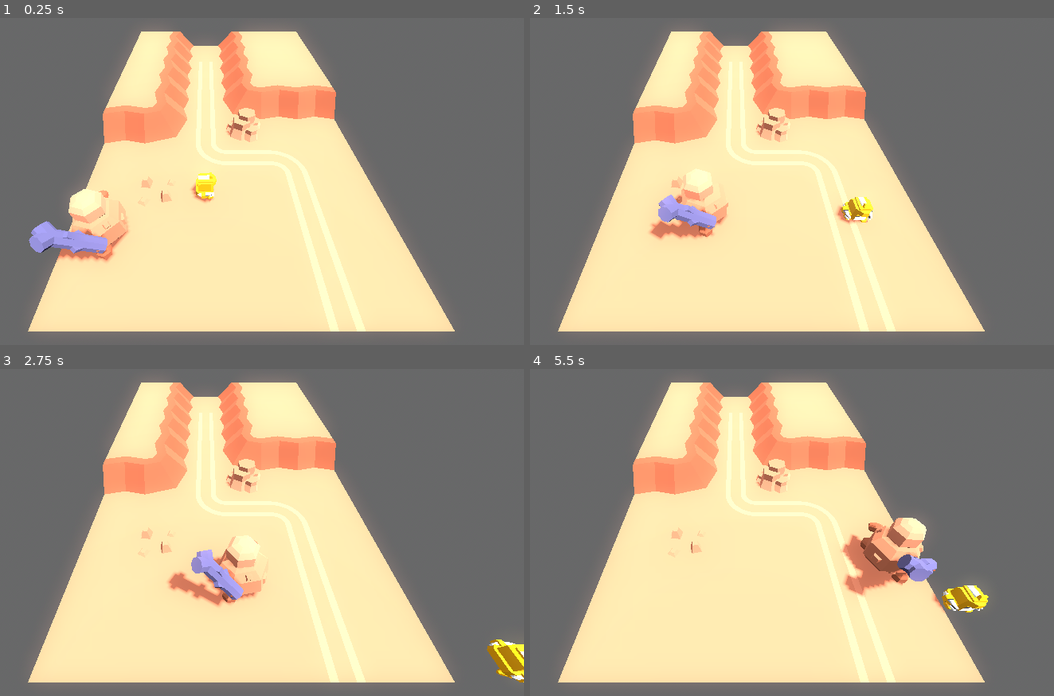
Above: before the commit, frames 1-4 (two rows, left to right).
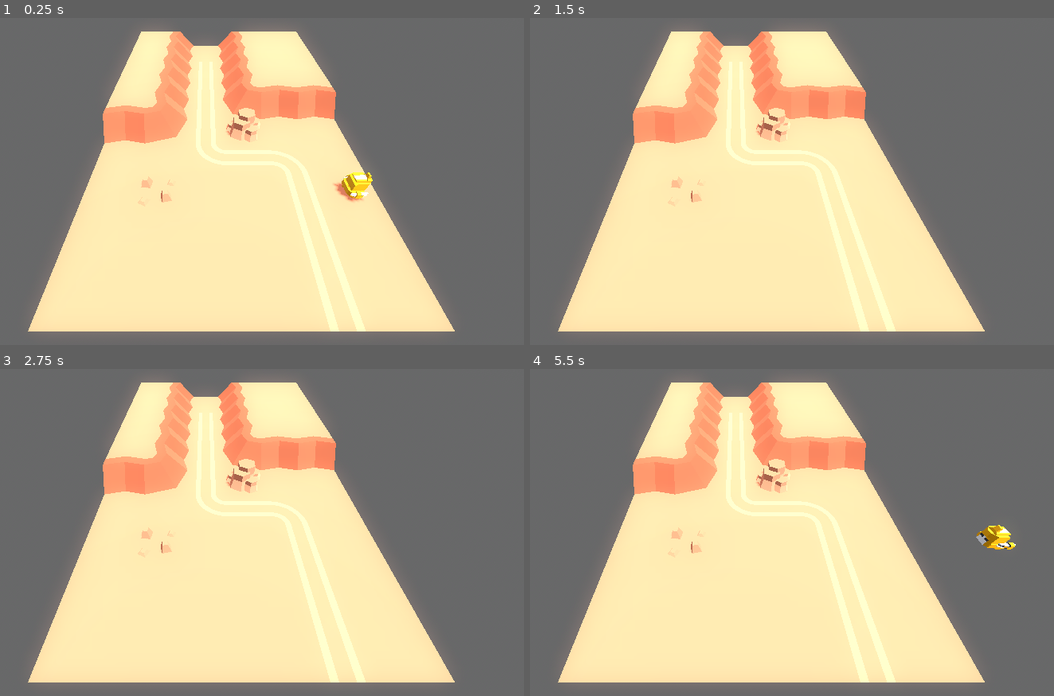
Above: after the commit, the same moments.

Repository: DreadBoy/children-of-the-parapet
Game: Godot game, scene res://scenes/test_scene.tscn
Same seed, same stepped clock (60 frames per second), same inputs: the game is played once before the commit and once after it.
Inputs:
- Up to frame 1 (0.25 s): no input
- Up to frame 2 (1.5 s): hold D (move_right) 0.53-1.28 s; hold Shift (dash, bound only after the commit) 0.53-1.28 s; hold S (move_down) from 1.28 s (still down); tap Shift (dash, bound only after the commit) at 1.35 s
- Up to frame 3 (2.75 s): release S (move_down) at 2.03 s; hold D (move_right) from 2.03 s (still down); hold Shift (dash, bound only after the commit) from 2.03 s (still down)
- Up to frame 4 (5.5 s): release D (move_right) at 2.78 s; release Shift (dash, bound only after the commit) at 2.78 s; hold W (move_up) 2.78-3.53 s; tap Shift (dash, bound only after the commit) at 2.85, 4.35 s; hold Shift (dash, bound only after the commit) 3.53-4.28 s; hold A (move_left) 3.53-5.03 s; hold S (move_down) from 5.03 s (still down); hold Shift (dash, bound only after the commit) from 5.03 s (still down)

The runs differ from the first frame. In frame 1, 2.8% of the frame differs, in the area x 5-72%, y 47-75%; in frame 2, 2.0%; in frame 3, 2.6%; in frame 4, 3.8%, in the area x 59-93%, y 45-75%.

Commit message:
Implement dash attack for player

Diff:
--- a/boss-1/boss-1.gd
+++ b/boss-1/boss-1.gd
@@ -8,11 +8,10 @@
 @export var player: Node3D
 
 @onready var state_machine = $Pivot/"boss-1"/AnimationTree["parameters/playback"]
-@onready var club_area: Area3D = $Pivot/"boss-1"/"club-area"
 
 func _ready():
 	state_machine.travel("idle")
-	club_area.body_entered.connect(_on_player_hit)
+	$Pivot/"boss-1"/"club-area".body_entered.connect(_on_player_hit)
 
 func _physics_process(delta):
 
--- a/character/character-animated.tscn
+++ b/character/character-animated.tscn
@@ -75,6 +75,30 @@
 "transitions": PackedFloat32Array(1),
 "update": 0,
 "values": [Vector3(-0.03, 0, -0.13)]
+}
+tracks/6/type = "value"
+tracks/6/imported = false
+tracks/6/enabled = true
+tracks/6/path = NodePath("attack-area:monitoring")
+tracks/6/interp = 1
+tracks/6/loop_wrap = true
+tracks/6/keys = {
+"times": PackedFloat32Array(0),
+"transitions": PackedFloat32Array(1),
+"update": 1,
+"values": [false]
+}
+tracks/7/type = "value"
+tracks/7/imported = false
+tracks/7/enabled = true
+tracks/7/path = NodePath("scene-area:monitoring")
+tracks/7/interp = 1
+tracks/7/loop_wrap = true
+tracks/7/keys = {
+"times": PackedFloat32Array(0),
+"transitions": PackedFloat32Array(1),
+"update": 1,
+"values": [false]
 }
 
 [sub_resource type="Animation" id="Animation_kcgvh"]
@@ -159,16 +183,153 @@
 "values": [Vector3(-0.03, 0, -0.13), Vector3(0.02, 0.015, -0.13), Vector3(0.03, 0, -0.13), Vector3(-0.03, 0, -0.13)]
 }
 
+[sub_resource type="Animation" id="Animation_callt"]
+resource_name = "dash"
+length = 0.5
+step = 0.02
+tracks/0/type = "value"
+tracks/0/imported = false
+tracks/0/enabled = true
+tracks/0/path = NodePath("head_classic:position")
+tracks/0/interp = 1
+tracks/0/loop_wrap = true
+tracks/0/keys = {
+"times": PackedFloat32Array(0, 0.02, 0.06),
+"transitions": PackedFloat32Array(1, 1, 1),
+"update": 0,
+"values": [Vector3(2.19719e-08, 0.0994902, 0), Vector3(2.19719e-08, 0.0551302, 0), Vector3(0.157549, 0.0379364, 0)]
+}
+tracks/1/type = "value"
+tracks/1/imported = false
+tracks/1/enabled = true
+tracks/1/path = NodePath("foot_topShield:position")
+tracks/1/interp = 1
+tracks/1/loop_wrap = true
+tracks/1/keys = {
+"times": PackedFloat32Array(0, 0.02, 0.06),
+"transitions": PackedFloat32Array(1, 1, 1),
+"update": 0,
+"values": [Vector3(8.78877e-08, 0.39949, 0), Vector3(8.78877e-08, 0.35513, 0), Vector3(0.157549, 0.337936, 0)]
+}
+tracks/2/type = "value"
+tracks/2/imported = false
+tracks/2/enabled = true
+tracks/2/path = NodePath("foot_double:position")
+tracks/2/interp = 1
+tracks/2/loop_wrap = true
+tracks/2/keys = {
+"times": PackedFloat32Array(0),
+"transitions": PackedFloat32Array(1),
+"update": 0,
+"values": [Vector3(2.98023e-08, 0.16, 0.18)]
+}
+tracks/3/type = "value"
+tracks/3/imported = false
+tracks/3/enabled = true
+tracks/3/path = NodePath("foot_double2:position")
+tracks/3/interp = 1
+tracks/3/loop_wrap = true
+tracks/3/keys = {
+"times": PackedFloat32Array(0),
+"transitions": PackedFloat32Array(1),
+"update": 0,
+"values": [Vector3(2.98023e-08, 0.16, -0.18)]
+}
+tracks/4/type = "value"
+tracks/4/imported = false
+tracks/4/enabled = true
+tracks/4/path = NodePath("attack-area:monitoring")
+tracks/4/interp = 1
+tracks/4/loop_wrap = true
+tracks/4/keys = {
+"times": PackedFloat32Array(0),
+"transitions": PackedFloat32Array(1),
+"update": 1,
+"values": [true]
+}
+tracks/5/type = "value"
+tracks/5/imported = false
+tracks/5/enabled = true
+tracks/5/path = NodePath("scene-area:monitoring")
+tracks/5/interp = 1
+tracks/5/loop_wrap = true
+tracks/5/keys = {
+"times": PackedFloat32Array(0),
+"transitions": PackedFloat32Array(1),
+"update": 1,
+"values": [true]
+}
+
+[sub_resource type="Animation" id="Animation_a43u0"]
+resource_name = "knockback"
+length = 0.4
+tracks/0/type = "value"
+tracks/0/imported = false
+tracks/0/enabled = true
+tracks/0/path = NodePath("head_classic:position")
+tracks/0/interp = 1
+tracks/0/loop_wrap = true
+tracks/0/keys = {
+"times": PackedFloat32Array(0, 0.1, 0.4),
+"transitions": PackedFloat32Array(1, 1, 1),
+"update": 0,
+"values": [Vector3(2.19719e-08, 0.0994902, 0), Vector3(2.19719e-08, 0.145855, 0), Vector3(2.19719e-08, 0.0994902, 0)]
+}
+tracks/1/type = "value"
+tracks/1/imported = false
+tracks/1/enabled = true
+tracks/1/path = NodePath("foot_topShield:position")
+tracks/1/interp = 1
+tracks/1/loop_wrap = true
+tracks/1/keys = {
+"times": PackedFloat32Array(0, 0.1, 0.4),
+"transitions": PackedFloat32Array(1, 1, 1),
+"update": 0,
+"values": [Vector3(8.78877e-08, 0.39949, 0), Vector3(8.78877e-08, 0.445855, 0), Vector3(8.78877e-08, 0.39949, 0)]
+}
+tracks/2/type = "value"
+tracks/2/imported = false
+tracks/2/enabled = true
+tracks/2/path = NodePath("foot_double:position")
+tracks/2/interp = 1
+tracks/2/loop_wrap = true
+tracks/2/keys = {
+"times": PackedFloat32Array(0, 0.1, 0.4),
+"transitions": PackedFloat32Array(1, 1, 1),
+"update": 0,
+"values": [Vector3(2.98023e-08, 0.16, 0.18), Vector3(0, 0.206, 0.21), Vector3(2.98023e-08, 0.16, 0.18)]
+}
+tracks/3/type = "value"
+tracks/3/imported = false
+tracks/3/enabled = true
+tracks/3/path = NodePath("foot_double2:position")
+tracks/3/interp = 1
+tracks/3/loop_wrap = true
+tracks/3/keys = {
+"times": PackedFloat32Array(0, 0.1, 0.4),
+"transitions": PackedFloat32Array(1, 1, 1),
+"update": 0,
+"values": [Vector3(2.98023e-08, 0.16, -0.18), Vector3(0, 0.206, -0.21), Vector3(2.98023e-08, 0.16, -0.18)]
+}
+
 [sub_resource type="AnimationLibrary" id="AnimationLibrary_k0iuj"]
 _data = {
 "RESET": SubResource("Animation_41p3k"),
+"dash": SubResource("Animation_callt"),
 "idle": SubResource("Animation_kcgvh"),
+"knockback": SubResource("Animation_a43u0"),
 "walk": SubResource("Animation_o5i8h")
 }
+
+[sub_resource type="AnimationNodeAnimation" id="AnimationNodeAnimation_1mbbu"]
+animation = &"dash"
 
 [sub_resource type="AnimationNodeAnimation" id="AnimationNodeAnimation_h3qc8"]
 animation = &"idle"
 
+[sub_resource type="AnimationNodeAnimation" id="AnimationNodeAnimation_53uct"]
+animation = &"knockback"
+
 [sub_resource type="AnimationNodeAnimation" id="AnimationNodeAnimation_637qs"]
 animation = &"walk"
 
@@ -181,14 +342,36 @@
 
 [sub_resource type="AnimationNodeStateMachineTransition" id="AnimationNodeStateMachineTransition_w22a6"]
 
+[sub_resource type="AnimationNodeStateMachineTransition" id="AnimationNodeStateMachineTransition_0hrk4"]
+
+[sub_resource type="AnimationNodeStateMachineTransition" id="AnimationNodeStateMachineTransition_vuaoh"]
+
+[sub_resource type="AnimationNodeStateMachineTransition" id="AnimationNodeStateMachineTransition_fn5yr"]
+switch_mode = 2
+advance_mode = 2
+
+[sub_resource type="AnimationNodeStateMachineTransition" id="AnimationNodeStateMachineTransition_i06ym"]
+
+[sub_resource type="AnimationNodeStateMachineTransition" id="AnimationNodeStateMachineTransition_h1tq4"]
+switch_mode = 2
+advance_mode = 2
+
 [sub_resource type="AnimationNodeStateMachine" id="AnimationNodeStateMachine_jig7s"]
 states/Start/position = Vector2(326, 257)
+states/dash/node = SubResource("AnimationNodeAnimation_1mbbu")
+states/dash/position = Vector2(712, 100)
 states/idle/node = SubResource("AnimationNodeAnimation_h3qc8")
 states/idle/position = Vector2(426, 105)
+states/knockback/node = SubResource("AnimationNodeAnimation_53uct")
+states/knockback/position = Vector2(568, -29)
 states/walk/node = SubResource("AnimationNodeAnimation_637qs")
-states/walk/position = Vector2(568, 170)
-transitions = ["Start", "idle", SubResource("AnimationNodeSt …(211 unchanged characters)… mationNodeStateMachineTransition_w22a6")]
-graph_offset = Vector2(-165, 16)
+states/walk/position = Vector2(568, 257)
+transitions = ["Start", "idle", SubResource("AnimationNodeSt …(211 unchanged characters)… mationNodeStateMachineTransition_w22a6"), "idle", "dash", SubResource("AnimationNodeStateMachineTransition_0hrk4"), "walk", "dash", SubResource("AnimationNodeStateMachineTransition_vuaoh"), "dash", "idle", SubResource("AnimationNodeStateMachineTransition_fn5yr"), "dash", "knockback", SubResource("AnimationNodeStateMachineTransition_i06ym"), "knockback", "idle", SubResource("AnimationNodeStateMachineTransition_h1tq4")]
+graph_offset = Vector2(-412, -54)
+
+[sub_resource type="CylinderShape3D" id="CylinderShape3D_n8it7"]
+height = 0.3
+radius = 0.3
 
 [node name="character" instance=ExtResource("1_w6244")]
 
@@ -220,3 +403,20 @@
 tree_root = SubResource("AnimationNodeStateMachine_jig7s")
 anim_player = NodePath("../AnimationPlayer")
 active = true
+
+[node name="attack-area" type="Area3D" parent="." index="8"]
+collision_layer = 0
+collision_mask = 4
+monitoring = false
+
+[node name="CollisionShape3D" type="CollisionShape3D" parent="attack-area" index="0"]
+transform = Transform3D(1, 0, 0, 0, 1, 0, 0, 0, 1, 0, 0.25, 0)
+shape = SubResource("CylinderShape3D_n8it7")
+
+[node name="scene-area" type="Area3D" parent="." index="9"]
+collision_layer = 0
+monitoring = false
+
+[node name="CollisionShape3D" type="CollisionShape3D" parent="scene-area" index="0"]
+transform = Transform3D(1, 0, 0, 0, 1, 0, 0, 0, 1, 0.00265777, 0.25, -0.0011363)
+shape = SubResource("CylinderShape3D_n8it7")
--- a/character/character.gd
+++ b/character/character.gd
@@ -1,6 +1,7 @@
 extends CharacterBody3D
 
 @export var speed = 3
+@export var dash_speed = 6
 
 @onready var state_machine = $Pivot/character/AnimationTree["parameters/playback"]
 
@@ -8,32 +9,56 @@
 
 func _ready():
 	state_machine.travel("idle")
+	$Pivot/"character"/"attack-area".body_entered.connect(_on_enemy_hit)
+	$Pivot/"character"/"scene-area".body_entered.connect(_on_scene_hit)
 
 func _physics_process(_delta):
-	var direction = Vector3.ZERO
+	var state = state_machine.get_current_node()
 
-	if Input.is_action_pressed("move_right"):
-		direction.z -= 1
-	if Input.is_action_pressed("move_left"):
-		direction.z += 1
-	if Input.is_action_pressed("move_up"):
-		direction.x -= 1
-	if Input.is_action_pressed("move_down"):
-		direction.x += 1
+	if state == "dash":
+		velocity = -$Pivot.global_transform.basis.z * dash_speed
+		move_and_slide()
+	elif state == "knockback":
+		velocity = $Pivot.global_transform.basis.z * speed / 2
+		move_and_slide()
+	elif state == "walk" or state == "idle":
+		if Input.is_action_pressed("dash"):
+			state_machine.travel("dash")
+			return
 
-	if direction != Vector3.ZERO:
-		direction = direction.normalized()
+		var direction = Vector3.ZERO
 
-	target_velocity.x = direction.x * speed
-	target_velocity.z = direction.z * speed
+		if Input.is_action_pressed("move_right"):
+			direction.z -= 1
+		if Input.is_action_pressed("move_left"):
+			direction.z += 1
+		if Input.is_action_pressed("move_up"):
+			direction.x -= 1
+		if Input.is_action_pressed("move_down"):
+			direction.x += 1
 
-	velocity = target_velocity
+		if direction != Vector3.ZERO:
+			direction = direction.normalized()
 
-	if direction != Vector3.ZERO:
-		$Pivot.look_at(position + direction, Vector3.UP)
-	move_and_slide()
+		target_velocity.x = direction.x * speed
+		target_velocity.z = direction.z * speed
 
-	if direction != Vector3.ZERO and state_machine.get_current_node() != "walk":
-		state_machine.travel("walk")
-	elif direction == Vector3.ZERO and state_machine.get_current_node() != "idle":
-		state_machine.travel("idle")
+		velocity = target_velocity
+
+		if direction != Vector3.ZERO:
+			$Pivot.look_at(position + direction, Vector3.UP)
+		move_and_slide()
+
+		if direction != Vector3.ZERO and state != "walk":
+			state_machine.travel("walk")
+		elif direction == Vector3.ZERO and state != "idle":
+			state_machine.travel("idle")
+
+func _on_enemy_hit(_body: Node3D):
+	print("enemy hit")
+	state_machine.travel("idle")
+	pass
+
+func _on_scene_hit(_body: Node3D):
+	if state_machine.get_current_node() == "dash":
+		state_machine.travel("knockback")
--- a/character/character.tscn
+++ b/character/character.tscn
@@ -9,7 +9,6 @@
 
 [node name="character" type="CharacterBody3D"]
 collision_layer = 2
-collision_mask = 5
 script = ExtResource("1_gwvqf")
 
 [node name="Pivot" type="Node3D" parent="."]
--- a/project.godot
+++ b/project.godot
@@ -41,6 +41,11 @@
 , Object(InputEventKey,"resource_local_to_scene":false,"resource_name":"","device":-1,"window_id":0,"alt_pressed":false,"shift_pressed":false,"ctrl_pressed":false,"meta_pressed":false,"pressed":false,"keycode":0,"physical_keycode":4194322,"key_label":0,"unicode":0,"echo":false,"script":null)
 ]
 }
+dash={
+"deadzone": 0.5,
+"events": [Object(InputEventKey,"resource_local_to_scene":false,"resource_name":"","device":-1,"window_id":0,"alt_pressed":false,"shift_pressed":false,"ctrl_pressed":false,"meta_pressed":false,"pressed":false,"keycode":0,"physical_keycode":4194325,"key_label":0,"unicode":0,"echo":false,"script":null)
+]
+}
 
 [layer_names]
 
--- a/scenes/test_scene.tscn
+++ b/scenes/test_scene.tscn
@@ -1,8 +1,7 @@
-[gd_scene load_steps=12 format=3 uid="uid://bjx5wdxhqeuo3"]
+[gd_scene load_steps=11 format=3 uid="uid://bjx5wdxhqeuo3"]
 
 [ext_resource type="PackedScene" uid="uid://dw53w3dfoykvq" path="res://character/character.tscn" id="2_0x6iv"]
 [ext_resource type="PackedScene" uid="uid://dji1xlnnies6l" path="res://terrain/terrain.glb" id="2_p36t4"]
-[ext_resource type="PackedScene" uid="uid://bj3xcmibrysj" path="res://boss-1/boss-1.tscn" id="3_knmy5"]
 
 [sub_resource type="ProceduralSkyMaterial" id="ProceduralSkyMaterial_uupyu"]
 sky_top_color = Color(1, 1, 1, 1)
@@ -78,7 +77,4 @@
 size = 5.0
 
 [node name="character" parent="." instance=ExtResource("2_0x6iv")]
-
-[node name="boss-1" parent="." node_paths=PackedStringArray("player") instance=ExtResource("3_knmy5")]
-transform = Transform3D(1, 0, 0, 0, 1, 0, 0, 0, 1, 1, 0, 2)
-player = NodePath("../character")
+transform = Transform3D(1, 0, 0, 0, 1, 0, 0, 0, 1, -0.00484991, -4.76837e-07, -3.00508)
Not shown: 1 places in character/character-animated.tscn that only renumber resources
